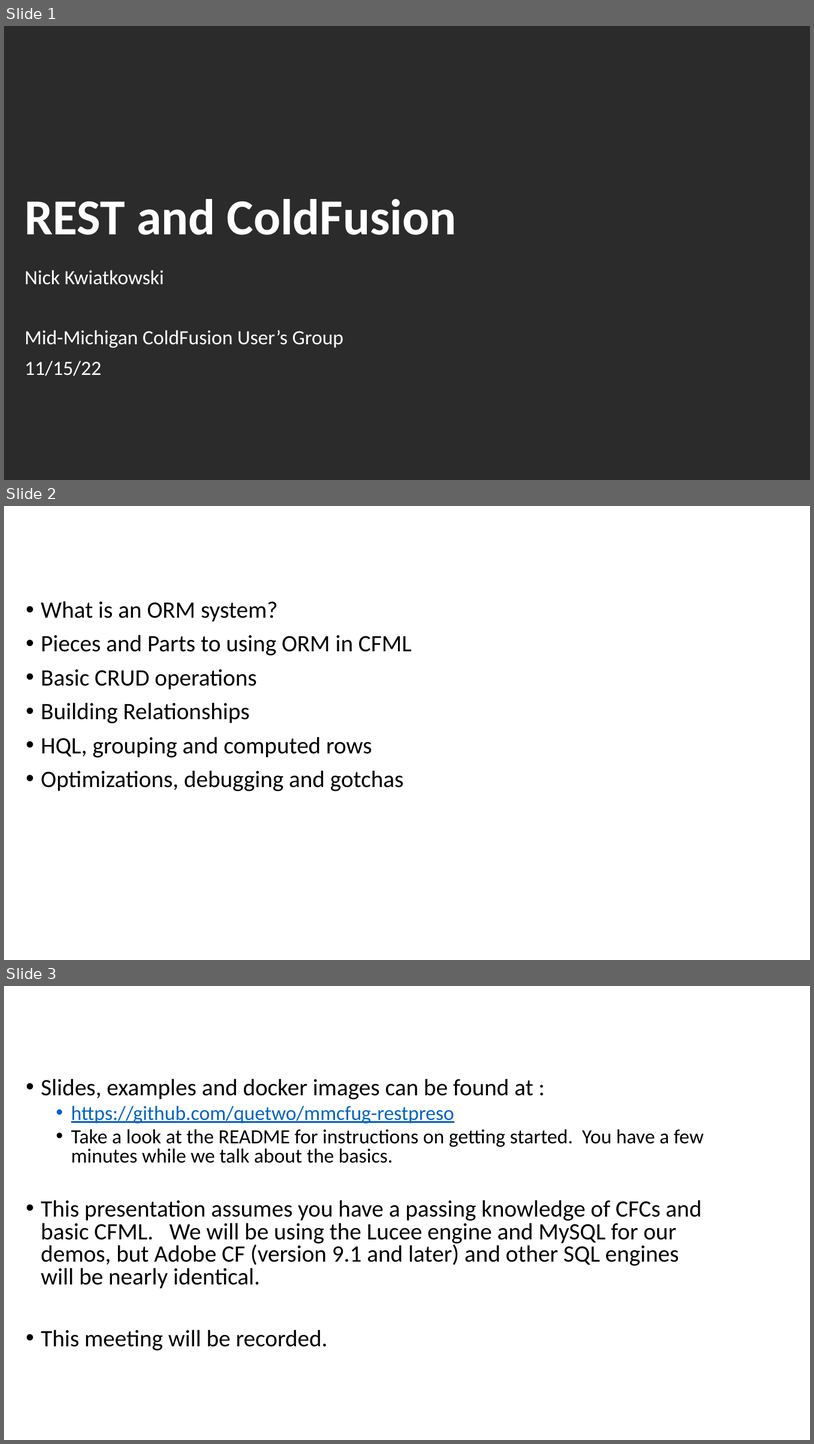
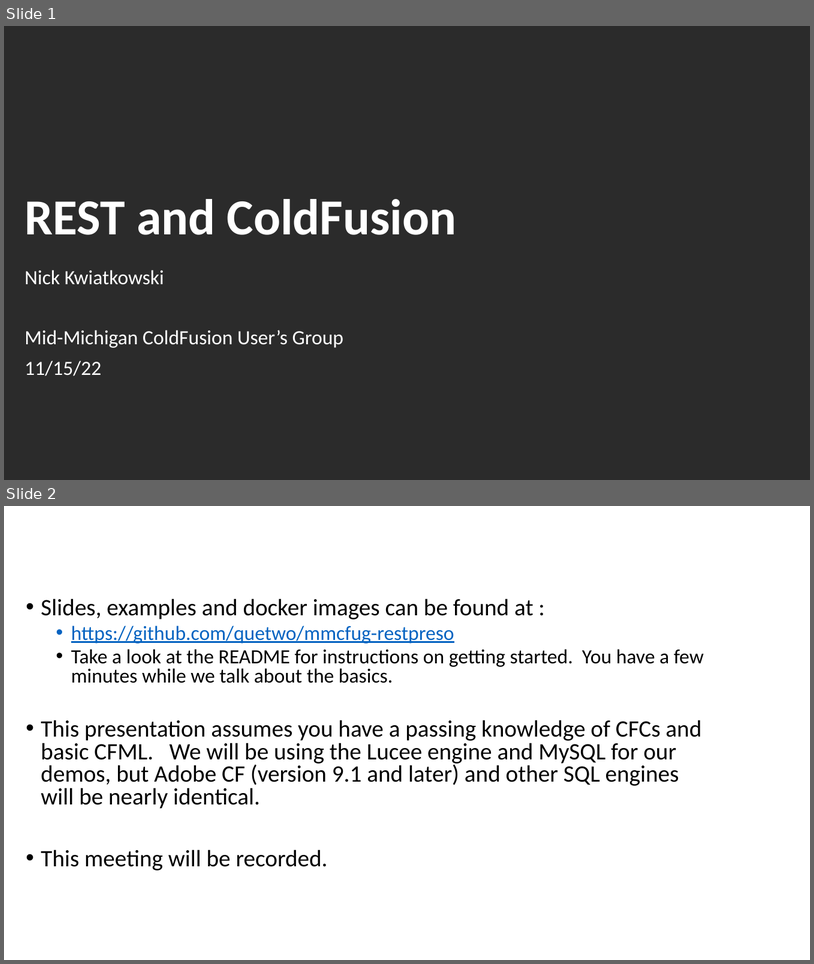
Before and after one commit to quetwo/hawaii-apis, a slide deck: MMCFUG - REST.pptx. Shown one above the other, each under a label of ours: slides 1, 2 and 3 before the commit, slides 1 and 2 after it. The pictures are 814x1444 and 814x964 pixels, drawn with LibreOffice and Linux fonts; fonts in the diff are those of the drawing; background and template pictures are left out; a plain dark background stands for a picture behind light text. Boxes give left, top, right and bottom in pixels: in the first picture for what was removed or moved away, otherwise in the second. Text is boxed around its words. In the diff, an @@ line names an element or a change of style, - is before the commit and + after.

Commit message:
Updating Preso Slides

```diff
--- a/MMCFUG - REST.pptx
+++ b/MMCFUG - REST.pptx
@@ slide 2 removed at box(4, 506, 810, 960), background picture (left out) @@
@@ title removed at box(4, 506, 719, 570) @@
-Agenda
@@ text removed at box(41, 601, 412, 791) @@
-• What is an ORM system?
-• Pieces and Parts to using ORM in CFML
-• Basic CRUD operations
-• Building Relationships
-• HQL, grouping and computed rows
-• Optimizations, debugging and gotchas
@@ what was slide 3 is now slide 2 @@
```
